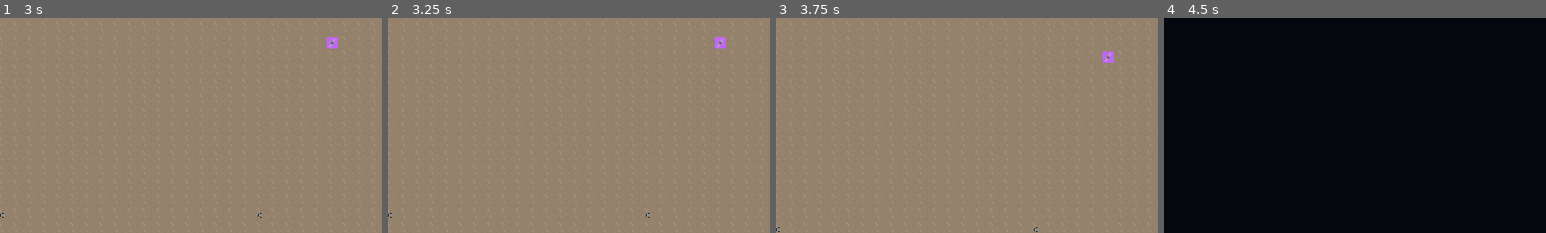
Above: before the commit, frames 1-4 (left to right).
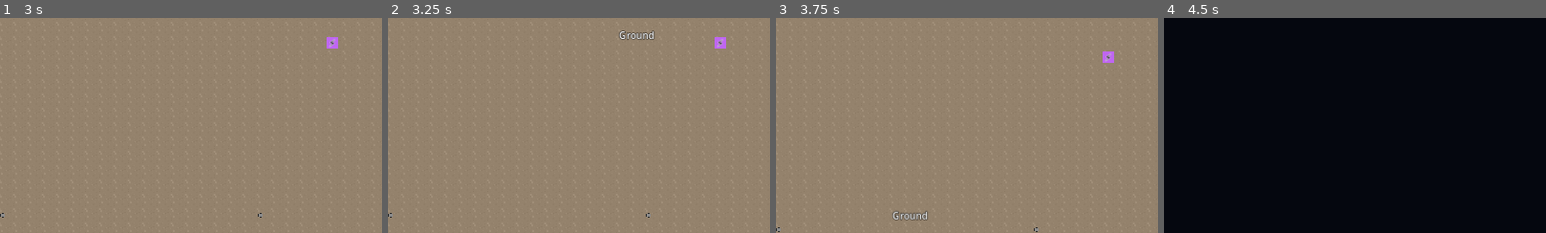
Above: after the commit, the same moments.

Repository: AhmiDarrow/FallenEarth
Game: Godot game, scene res://scenes/HubWorld.tscn
Same seed, same stepped clock (60 frames per second), same inputs: the game is played once before the commit and once after it. This scene is started directly instead of the project's main scene.
Inputs (mouse positions are % of the whole screen's width and height, from its top left):
- Up to frame 1 (3 s): tap Enter at 0.5, 2.75, 2.85 s; move the mouse to (72, 45) at 0.52 s; hold Right 0.53-1.28 s; tap E at 0.6 s; click (72, 45) at 0.67 s; tap Space at 0.77, 1.25, 1.52 s; move the mouse to (30, 55) at 1.27 s; hold Down 1.28-2 s; tap M at 1.35 s; click (30, 55) at 1.42 s; click "↩ RETURN TO LOCAL MAP" at 2 s; move the mouse to (60, 28) at 2.77 s; hold Right from 2.78 s (still down); click (60, 28) at 2.92 s
- Up to frame 2 (3.25 s): keep holding Right
- Up to frame 3 (3.75 s): tap Space at 3.5 s; move the mouse to (45, 70) at 3.52 s; release Right at 3.53 s; hold Up from 3.53 s (still down); tap E at 3.6 s; click (45, 70) at 3.67 s
- Up to frame 4 (4.5 s): tap Space at 3.77 s; tap Enter at 4.25 s; move the mouse to (80, 65) at 4.27 s; release Up at 4.28 s; hold Left from 4.28 s (still down); tap M at 4.35 s; click (80, 65) at 4.42 s
The pictures show only the part of the screen within x 31-81%, y 28-78%; the shares and areas given below are measured in that part.

Frame 1 is identical in both runs. In frame 2, 0.3% of the frame differs, in the area x 60-70%, y 5-11%; in frame 3, 0.3%, in the area x 30-40%, y 89-95%; in frame 4, nothing differs.

Commit message:
v0.4.0 Phase 1b: hover tooltips (1s dwell)
New script:
- scripts/HoverTooltip.gd: Control with Label child; 1s dwell timer
  (DWELL_MS=1000); follows mouse at MOUSE_OFFSET=(14,14); outline-styled
  text (white + 3px black outline + size 14). API: update(mouse_pos,
  target_text), get_current_target(), is_showing().

Modified:
- scripts/HubWorld.gd: _setup_hover_tooltip instantiates the tooltip
  and adds it to the tree; _tick_hover_tooltip runs each frame in
  _process; _hit_test_at_world(world_pos) does the actual hit-testing
  with priority: resource node > floor pickup > mob marker > rift
  marker > NPC marker > mission marker > terrain label. New helpers:
  _terrain_label_at_cell, _mob_name_at_cell, _resolve_mob_display_name
  (reads data/mobs.json for display names), _npc_name_at_hex. Player's
  own cell is excluded.
- validate_scripts.gd: added HoverTooltip.gd to the script list.

New tooling:
- tools/smoke_hover_tooltip.gd: 4 test groups (idle/empty hides label,
  1s dwell before show, target change resets dwell, empty target hides
  visible tooltip).

All 5 test groups green:
- validate_scripts.gd: All OK
- smoke_tile_system.gd: All checks passed
- smoke_resource_nodes.gd: All 7 groups passed
- smoke_hover_tooltip.gd: All 4 groups passed
- boot_probe.gd: 60 frames, 0 errors

Backups: backups/2026-07-05_0215_pre_phase_1b/, backups/2026-07-05_0220_post_phase_1b/.

Diff:
--- /dev/null
+++ b/scripts/HoverTooltip.gd
@@ -0,0 +1,101 @@
+## HoverTooltip — Small Label that follows the mouse after a 1-second dwell.
+##
+## Phase 1b. Lifecycle:
+##   - idle: _current_target == null, label hidden
+##   - hovered: cursor on a target; _hover_start_time set; label still hidden
+##   - showing: 1+ seconds on same target; label visible, follows mouse
+##   - changed: target switched; reset _hover_start_time, restart dwell
+##
+## The actual hit-testing (deciding what's under the cursor) is done by
+## HubWorld.hit_test_at_cell() — this script just renders the result.
+## That keeps the world-state logic out of the UI script.
+class_name HoverTooltip
+extends Control
+
+const DWELL_MS: int = 1000  # 1 second
+const MOUSE_OFFSET: Vector2 = Vector2(14, 14)
+
+var _label: Label
+var _current_target: String = ""
+var _hover_start_time: int = 0
+var _last_mouse_pos: Vector2 = Vector2.ZERO
+var _visible: bool = false
+
+
+func _ready() -> void:
+	# Don't capture mouse input
+	mouse_filter = Control.MOUSE_FILTER_IGNORE
+	# Anchor top-left, full size (label will be positioned manually)
+	anchor_left = 0
+	anchor_top = 0
+	anchor_right = 0
+	anchor_bottom = 0
+	offset_left = 0
+	offset_top = 0
+	offset_right = 0
+	offset_bottom = 0
+
+	_label = Label.new()
+	_label.name = "Text"
+	_label.add_theme_color_override("font_color", Color(1, 1, 1))
+	_label.add_theme_color_override("font_outline_color", Color(0, 0, 0))
+	_label.add_theme_constant_override("outline_size", 3)
+	_label.add_theme_constant_override("font_size", 14)
+	_label.position = MOUSE_OFFSET
+	_label.visible = false
+	_label.mouse_filter = Control.MOUSE_FILTER_IGNORE
+	add_child(_label)
+
+	visible = false
+
+
+## Called by HubWorld each frame with the current world mouse position and
+## the hit-test result text. Pass empty string if nothing is under the cursor.
+func update(mouse_pos: Vector2, target_text: String) -> void:
+	_last_mouse_pos = mouse_pos
+	# Always position the label at the mouse (even when hidden) so it's
+	# ready to appear without a frame of lag.
+	position = mouse_pos
+
+	if target_text.is_empty():
+		# No target → hide and reset
+		if _visible:
+			_label.visible = false
+			visible = false
+			_visible = false
+		_current_target = ""
+		_hover_start_time = 0
+		return
+
+	# Target changed? Reset dwell timer.
+	if target_text != _current_target:
+		_current_target = target_text
+		_hover_start_time = Time.get_ticks_msec()
+		# Hide immediately when target switches — we don't show until the
+		# dwell elapses on the new target.
+		if _visible:
+			_label.visible = false
+			visible = false
+			_visible = false
+		return
+
+	# Same target. Check dwell.
+	var elapsed: int = Time.get_ticks_msec() - _hover_start_time
+	if elapsed < DWELL_MS:
+		return
+
+	# Dwell elapsed; show the tooltip.
+	if not _visible:
+		_label.text = target_text
+		_label.visible = true
+		visible = true
+		_visible = true
+
+
+## Returns the current target text, or "" if none. Used by tests / debug.
+func get_current_target() -> String:
+	return _current_target
+
+
+func is_showing() -> bool:
+	return _visible
--- a/scripts/HubWorld.gd
+++ b/scripts/HubWorld.gd
@@ -11,6 +11,7 @@
 const MobVisualScript = preload("res://scripts/MobVisual.gd")
 const CharacterVisualScript = preload("res://scripts/CharacterVisual.gd")
 const InventoryMgrScript = preload("res://scripts/InventoryManager.gd")
+const HoverTooltipScript = preload("res://scripts/HoverTooltip.gd")
 
 const RIFT_CHECK_INTERVAL := 30.0
 const GATHER_RANGE_CELLS := 1  # adjacent cells; player can gather from 1 tile away
@@ -46,6 +47,10 @@
 # Currently equipped MainHand tool (Phase 1 placeholder until
 # EquipmentManager lands in Phase 4). Empty dict = no tool.
 var _equipped_tool: Dictionary = {}
+
+# Phase 1b: hover tooltip (1s dwell) — shows the name of what's under
+# the mouse cursor on the local map.
+var _hover_tooltip: Control = null
 var _rift_runner: Node = null
 var _game_time: float = 0.0
 var _rift_check_timer: float = 0.0
@@ -130,6 +135,7 @@
 	if is_instance_valid(_map_view):
 		_map_view.configure(_local_map)
 	_setup_player_visual()
+	_setup_hover_tooltip()
 	_game_time = Time.get_ticks_msec() / 1000.0
 	_build_local_view()
 	_update_tile_info()
@@ -167,6 +173,9 @@
 		for node in _map_view.get_resource_nodes():
 			if is_instance_valid(node) and node.has_method("_process"):
 				node._process(delta)
+
+	# Phase 1b: hover tooltip — find what's under the mouse and update.
+	_tick_hover_tooltip()
 
 
 func _unhandled_input(event: InputEvent) -> void:
@@ -194,6 +203,153 @@
 		_:
 			return
 	_try_move_local(dir.x, dir.y)
+
+
+# ---------------------------------------------------------------------------
+# Phase 1b: hover tooltip
+# ---------------------------------------------------------------------------
+
+func _setup_hover_tooltip() -> void:
+	# The tooltip is a Control that renders a small Label. It's added to
+	# the HubWorld tree (Control) so it renders on top of the world.
+	_hover_tooltip = HoverTooltipScript.new()
+	_hover_tooltip.name = "HoverTooltip"
+	_hover_tooltip.set_anchors_preset(Control.PRESET_TOP_LEFT)
+	_hover_tooltip.position = Vector2.ZERO
+	_hover_tooltip.mouse_filter = Control.MOUSE_FILTER_IGNORE
+	add_child(_hover_tooltip)
+
+
+func _tick_hover_tooltip() -> void:
+	if not is_instance_valid(_hover_tooltip):
+		return
+	if not is_instance_valid(_map_view):
+		return
+	# Convert mouse position (in screen coords) to local coords of the
+	# HubWorld Control. The _map_view sits at world_grid; for the cursor
+	# hit-test we want the position inside the map view's coordinate space.
+	# The world_grid is at (0, 0) within HubWorld (Control), and the
+	# map_view sits at (0, 0) within world_grid. So the mouse position
+	# relative to the map_view equals the local mouse position.
+	var mouse_local: Vector2 = get_local_mouse_position()
+	var target_text: String = _hit_test_at_world(mouse_local)
+	_hover_tooltip.update(mouse_local, target_text)
+
+
+# Hit-test the world at a local position (HubWorld's coordinate space).
+# Returns the display name of the topmost entity at that cell, or "" if
+# nothing notable. Priority: resource node > floor pickup > mob > rift
+# marker > NPC marker > terrain label.
+func _hit_test_at_world(world_pos: Vector2) -> String:
+	if not is_instance_valid(_map_view):
+		return ""
+	var cell_size: int = _map_view.get_cell_size()
+	var cell := Vector2i(
+		int(floor(world_pos.x / cell_size)),
+		int(floor(world_pos.y / cell_size)),
+	)
+	# Skip the player's own cell (no point showing "Player" all the time)
+	if cell == Vector2i(_local_x, _local_y):
+		return ""
+
+	# 1. Resource node at this cell
+	for entry in _map_view.get_resource_nodes_near(cell, 0):
+		var n: Node = entry.get("node")
+		if n != null and is_instance_valid(n):
+			var d: Dictionary = n.node_data
+			return str(d.get("name", d.get("id", "Resource")))
+
+	# 2. Floor pickup
+	var pickup: Node2D = _map_view.get_floor_pickup_at(cell)
+	if pickup != null and is_instance_valid(pickup):
+		var item_id: String = pickup.get_item_id()
+		var inv: Node = get_node_or_null("/root/InventoryManager")
+		if inv != null and inv.has_method("get_item_name"):
+			return String(inv.get_item_name(item_id))
+		return item_id
+
+	# 3. Mobs and rift / NPC markers (search _marker_nodes for this cell)
+	var cell_key := "%d,%d" % [cell.x, cell.y]
+	for kind in ["mob", "rift", "npc", "mission"]:
+		var key: String = "%s|%s" % [kind, cell_key]
+		if _marker_nodes.has(key):
+			match kind:
+				"mob":
+					return _mob_name_at_cell(cell)
+				"rift":
+					return "Rift"
+				"npc":
+					return _npc_name_at_hex()
+				"mission":
+					return "Mission"
+
+	# 4. Terrain label (always present)
+	return _terrain_label_at_cell(cell)
+
+
+func _terrain_label_at_cell(cell: Vector2i) -> String:
+	if not is_instance_valid(_map_view):
+		return ""
+	var t: int = _map_view.get_ground_layer().get_cell_source_id(Vector2i(cell.x, cell.y))
+	# We use the layer's cell atlas coord to read the terrain enum back
+	var atlas: Vector2i = _map_view.get_ground_layer().get_cell_atlas_coords(Vector2i(cell.x, cell.y))
+	var t_id: int = atlas.y
+	if t_id == LocalMapGen.TERRAIN_GROUND:
+		return "Ground"
+	if t_id == LocalMapGen.TERRAIN_DEBRIS:
+		return "Debris"
+	if t_id == LocalMapGen.TERRAIN_VEGETATION:
+		return "Vegetation"
+	if t_id == LocalMapGen.TERRAIN_BLOCKED:
+		return "Blocked"
+	return ""
+
+
+func _mob_name_at_cell(cell: Vector2i) -> String:
+	# Look up the mob data in GameState by cell, return its sprite_id
+	# (placeholder; Phase 3 will look up display names in mobs.json).
+	var gs: GameState = get_node_or_null("/root/GameState") as GameState
+	if gs == null:
+		return "Mob"
+	var key: String = gs.mob_key(_player_q, _player_r, cell.x, cell.y)
+	var mob: Dictionary = gs.get_overworld_mob(key)
+	if mob.is_empty():
+		return "Mob"
+	var sprite_id: String = str(mob.get("sprite_id", mob.get("id", "mob")))
+	# Try to load the mob's display name from data/mobs.json
+	return _resolve_mob_display_name(sprite_id) + " (Lv.%d)" % int(mob.get("level", 1))
+
+
+func _resolve_mob_display_name(sprite_id: String) -> String:
+	var path := "res://data/mobs.json"
+	if not ResourceLoader.exists(path):
+		return sprite_id
+	var raw = load(path)
+	if raw == null:
+		return sprite_id
+	var data = raw.data if "data" in raw else raw
+	if not (data is Dictionary):
+		return sprite_id
+	# Search overworld (neutral + aggressive) and rift_only for the sprite_id
+	for section in ["overworld", "rift_only"]:
+		var bucket = data.get(section, {})
+		if bucket is Dictionary:
+			for cat in ["neutral", "aggressive"]:
+				for m in bucket.get(cat, []):
+					if str(m.get("sprite_id", m.get("id", ""))) == sprite_id:
+						return str(m.get("name", sprite_id))
+		elif bucket is Array:
+			for m in bucket:
+				if str(m.get("sprite_id", m.get("id", ""))) == sprite_id:
+					return str(m.get("name", sprite_id))
+	return sprite_id
+
+
+func _npc_name_at_hex() -> String:
+	var npc: Dictionary = _get_npc_at_hex()
+	if npc.is_empty():
+		return "NPC"
+	return str(npc.get("name", "NPC"))
 
 
 func set_character_data(data: Dictionary) -> void:
--- /dev/null
+++ b/tools/smoke_hover_tooltip.gd
@@ -0,0 +1,138 @@
+extends SceneTree
+## Smoke test for the v0.4.0 Phase 1b hover tooltip.
+## Exercises:
+##   - HoverTooltip.shows nothing when target is empty
+##   - HoverTooltip tracks current target across updates
+##   - HoverTooltip waits 1 second before showing
+##   - HoverTooltip updates immediately when target changes
+##   - HubWorld._hit_test_at_world returns the right name for each entity type
+
+const HoverTooltipScript = preload("res://scripts/HoverTooltip.gd")
+const LocalMapGen = preload("res://scripts/LocalMapGenerator.gd")
+
+var failures: Array[String] = []
+
+
+func _fail(msg: String) -> void:
+	failures.append(msg)
+	push_error(msg)
+
+
+func _ok(msg: String) -> void:
+	print("  ok  " + msg)
+
+
+func _initialize() -> void:
+	print("[smoke-tt] v0.4.0 Phase 1b hover tooltip")
+	_test_tooltip_idle_hides_label()
+	_test_tooltip_dwell_one_second()
+	_test_tooltip_target_change_resets_dwell()
+	_test_tooltip_target_clear_hides()
+
+	if failures.is_empty():
+		print("[smoke-tt] All checks passed.")
+		quit(0)
+	else:
+		for f in failures:
+			print("[smoke-tt] FAIL: " + f)
+		print("[smoke-tt] %d failure(s)." % failures.size())
+		quit(1)
+
+
+func _test_tooltip_idle_hides_label() -> void:
+	print("[smoke-tt] test: tooltip idle hides label")
+	var tip: Control = HoverTooltipScript.new()
+	root.add_child(tip)
+	await process_frame
+	# No update calls yet — should be hidden
+	if tip.is_showing():
+		_fail("Fresh tooltip should not be showing")
+		return
+	# Empty target stays hidden
+	tip.update(Vector2(100, 100), "")
+	if tip.is_showing():
+		_fail("Tooltip with empty target should be hidden")
+		return
+	_ok("Idle / empty target: hidden")
+
+
+func _test_tooltip_dwell_one_second() -> void:
+	print("[smoke-tt] test: tooltip waits 1s before showing")
+	var tip: Control = HoverTooltipScript.new()
+	root.add_child(tip)
+	await process_frame
+	# First update with a target — should reset dwell and stay hidden
+	tip.update(Vector2(100, 100), "Test Target")
+	if tip.is_showing():
+		_fail("After first update, tooltip should be hidden (dwell not elapsed)")
+		return
+	_ok("Right after first update: hidden (dwell not elapsed)")
+	# Wait 1.1 seconds (1100 ms) and call update again
+	await create_timer(1.1).timeout
+	tip.update(Vector2(100, 100), "Test Target")
+	if not tip.is_showing():
+		_fail("After 1.1s dwell on same target, tooltip should be visible")
+		return
+	if tip.get_current_target() != "Test Target":
+		_fail("Tooltip text wrong: %s" % tip.get_current_target())
+		return
+	_ok("After 1.1s dwell: visible with correct text")
+
+
+func _test_tooltip_target_change_resets_dwell() -> void:
+	print("[smoke-tt] test: target change resets dwell")
+	var tip: Control = HoverTooltipScript.new()
+	root.add_child(tip)
+	await process_frame
+	tip.update(Vector2(100, 100), "Target A")
+	# Wait 1.1s to show Target A
+	await create_timer(1.1).timeout
+	tip.update(Vector2(100, 100), "Target A")
+	if not tip.is_showing():
+		_fail("Target A should be visible after dwell")
+		return
+	# Now switch to Target B. Should immediately hide.
+	tip.update(Vector2(100, 100), "Target B")
+	if tip.is_showing():
+		_fail("Target B should be hidden immediately (new dwell timer)")
+		return
+	# Wait 0.5s — still under 1s dwell
+	await create_timer(0.5).timeout
+	tip.update(Vector2(100, 100), "Target B")
+	if tip.is_showing():
+		_fail("Target B should still be hidden at 0.5s (dwell not elapsed)")
+		return
+	# Wait remaining 0.6s
+	await create_timer(0.6).timeout
+	tip.update(Vector2(100, 100), "Target B")
+	if not tip.is_showing():
+		_fail("Target B should be visible after 1.1s total")
+		return
+	if tip.get_current_target() != "Target B":
+		_fail("Tooltip text should be 'Target B', got '%s'" % tip.get_current_target())
+		return
+	_ok("Target change resets dwell correctly")
+
+
+func _test_tooltip_target_clear_hides() -> void:
+	print("[smoke-tt] test: empty target hides visible tooltip")
+	var tip: Control = HoverTooltipScript.new()
+	root.add_child(tip)
+	await process_frame
+	tip.update(Vector2(100, 100), "Visible Target")
+	await create_timer(1.1).timeout
+	tip.update(Vector2(100, 100), "Visible Target")
+	if not tip.is_showing():
+		_fail("Tooltip should be visible after dwell")
+		return
+	# Now pass empty target — should hide immediately
+	tip.update(Vector2(200, 200), "")
+	if tip.is_showing():
+		_fail("Tooltip should be hidden after empty target update")
+		return
+	# Subsequent update with same empty target stays hidden
+	tip.update(Vector2(200, 200), "")
+	if tip.is_showing():
+		_fail("Empty target should keep tooltip hidden")
+		return
+	_ok("Empty target hides visible tooltip immediately")
--- a/validate_scripts.gd
+++ b/validate_scripts.gd
@@ -29,6 +29,7 @@
 	"res://scripts/HarvestNode.gd",
 	"res://scripts/FloorPickup.gd",
 	"res://scripts/InventoryManager.gd",
+	"res://scripts/HoverTooltip.gd",
 	"res://scripts/RiftInstance.gd",
 	"res://scripts/CombatManager.gd",
 	"res://scripts/CombatEncounterBuilder.gd",
Not shown, changed: docs/NEXT_TASKS.md
Not shown, changed: memory/CURRENT_STATE.md
Not shown, changed: memory/LATEST_HANDOFF.md
Not shown, added: memory/SESSION_NOTES/HANDOFF_2026-07-05_0220.md
